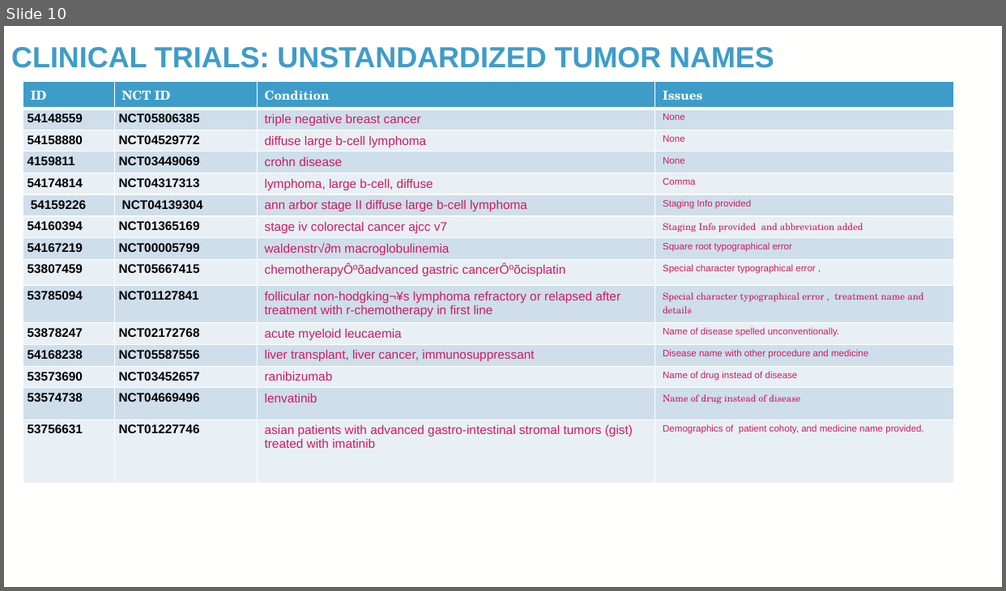
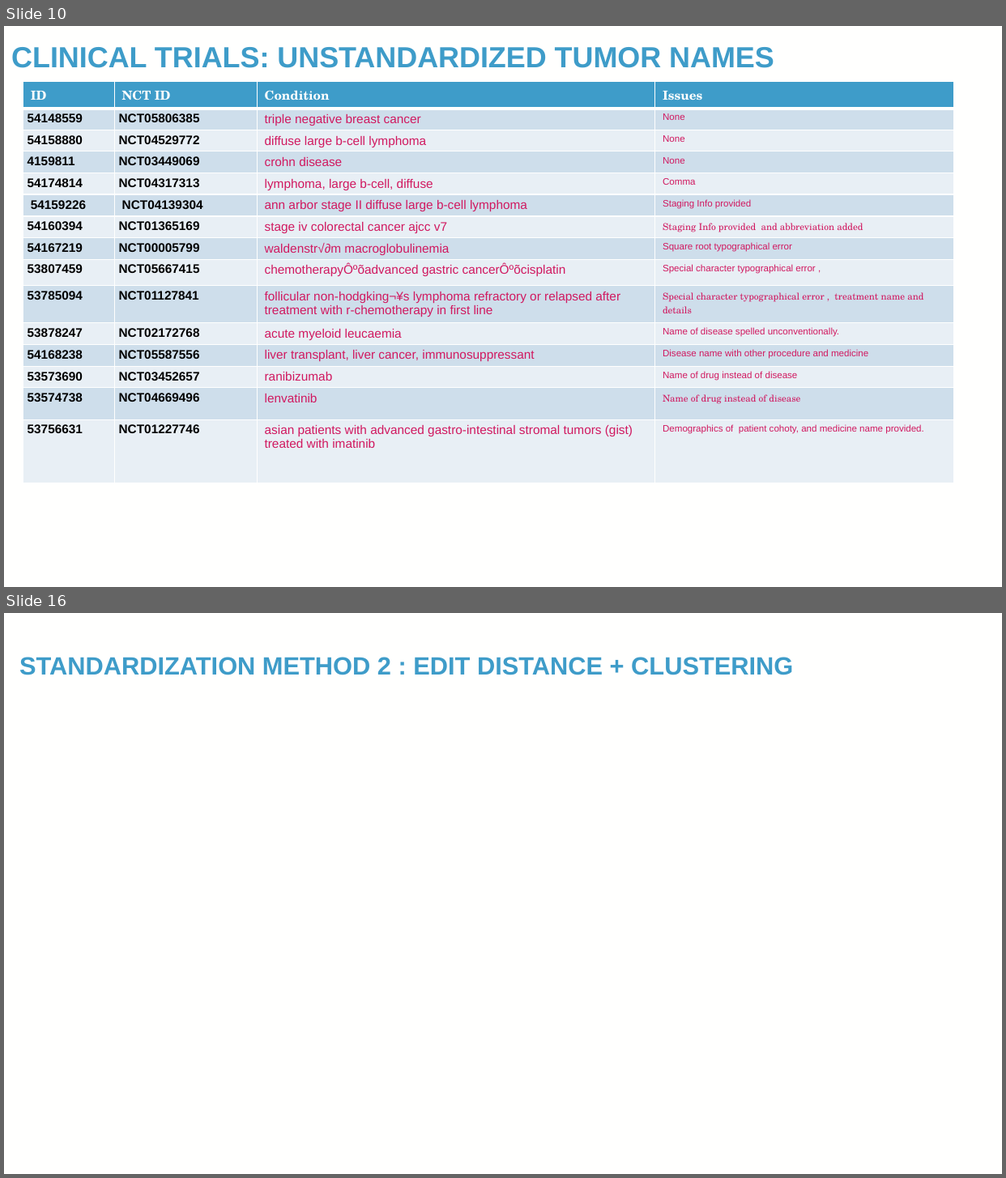
Before and after one commit to TaylorResearchLab/CANTOS, a slide deck: presentations/BIG_2024.pptx. Shown one above the other, each under a label of ours: slide 10 before the commit, slides 10 and 16 after it; the slides between them are not shown. The pictures are 1006x591 and 1006x1178 pixels, drawn with LibreOffice and Linux fonts; fonts in the diff are those of the drawing; background and template pictures are left out. Boxes give left, top, right and bottom in pixels: in the first picture for what was removed or moved away, otherwise in the second. Text is boxed around its words. In the diff, an @@ line names an element or a change of style, - is before the commit and + after.

Commit message:
adding benchmark results for edit distance in ppt

```diff
--- a/presentations/BIG_2024.pptx
+++ b/presentations/BIG_2024.pptx
@@ slide 16 added at (x1=4, y1=613, x2=1002, y2=1174), background picture (left out) @@
@@ title added at (x1=19, y1=657, x2=793, y2=675), 24 pt, text #3E9CC9, bold @@
+STANDARDIZATION METHOD 2 : EDIT DISTANCE + CLUSTERING
@@ page number added at (x1=931, y1=1133, x2=977, y2=1163), 12 pt, text #FFFFFE @@
+16
```
Also in this commit, not shown: 1 slide changed, 5 other slides added, 2 slides removed.
